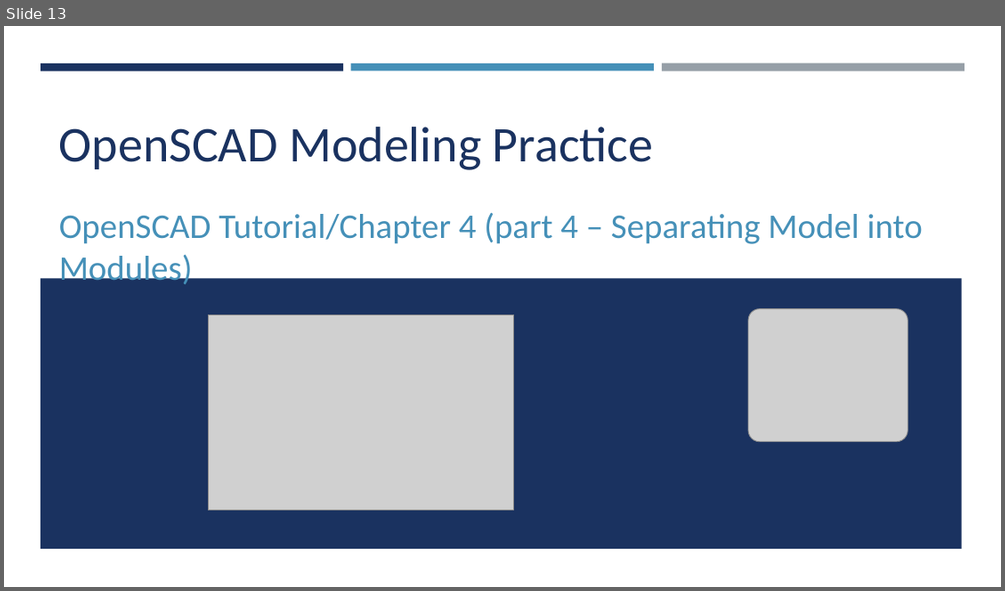
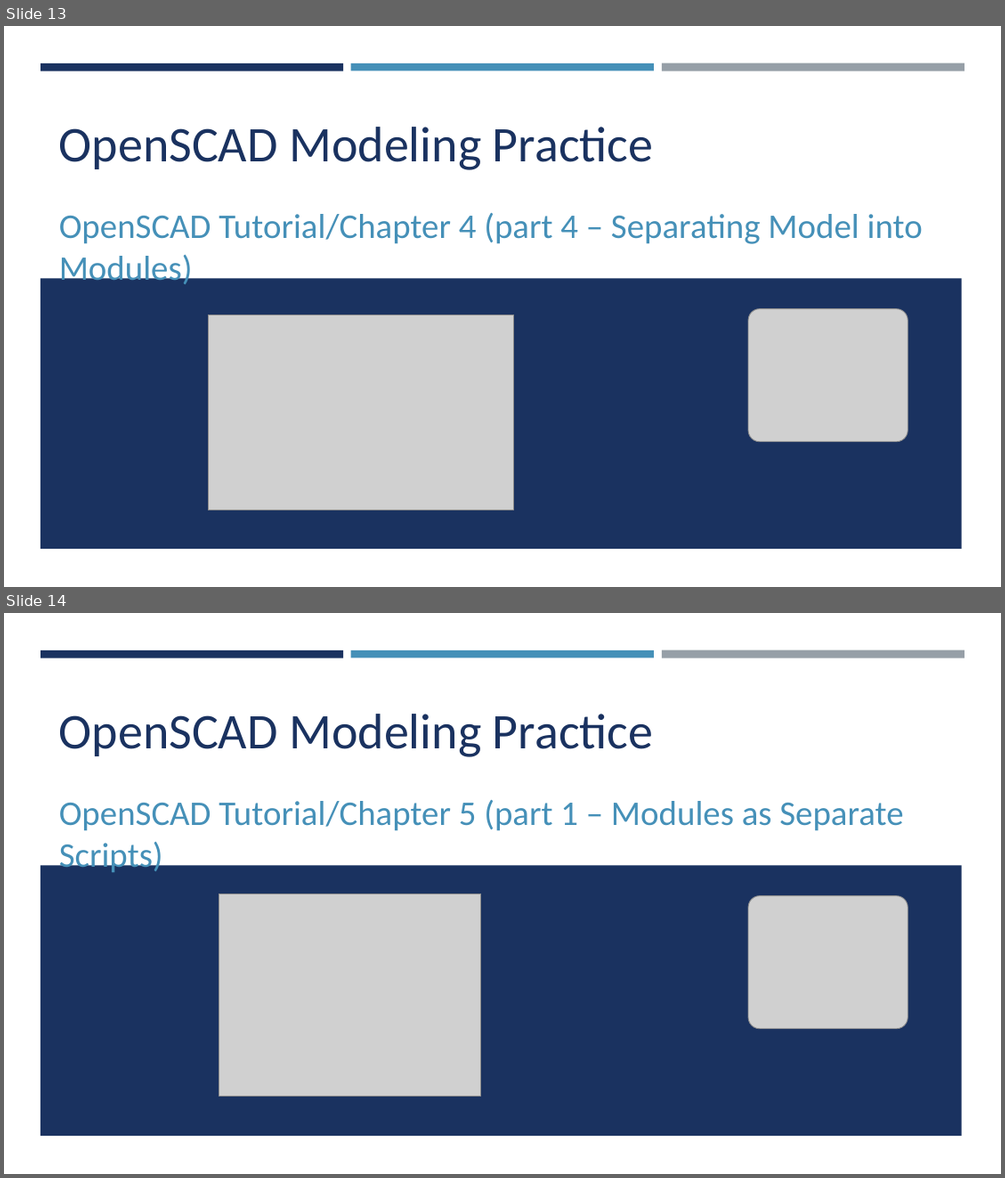
Before and after one commit to yasenstar/openscad, a slide deck: OpenSCAD.pptx. Shown one above the other, each under a label of ours: slide 13 before the commit, slides 13 and 14 after it. The pictures are 1005x591 and 1005x1178 pixels, drawn with LibreOffice and Linux fonts; fonts in the diff are those of the drawing; grey boxes stand for pictures. Boxes give left, top, right and bottom in pixels: in the first picture for what was removed or moved away, otherwise in the second. Text is boxed around its words. In the diff, an @@ line names an element or a change of style, - is before the commit and + after.

Commit message:
chapter5 part 1

```diff
--- a/OpenSCAD.pptx
+++ b/OpenSCAD.pptx
@@ slide 14 added at (4,613,1001,1174), background #FFFFFF; not listed: 4 template elements that a slide beside it also shows @@
@@ title added at (59,714,653,757), 48 pt, text #1A3260 @@
+OpenSCAD Modeling Practice
@@ subtitle added at (59,800,903,875), 33.3 pt, text #4590B8 @@
+OpenSCAD Tutorial/Chapter 5 (part 1 – Modules as Separate Scripts)
@@ picture added at (218,893,480,1096) @@
@@ picture added at (748,896,907,1029) @@
```
Also in this commit, not shown: 3 other slides added, 5 other files.
